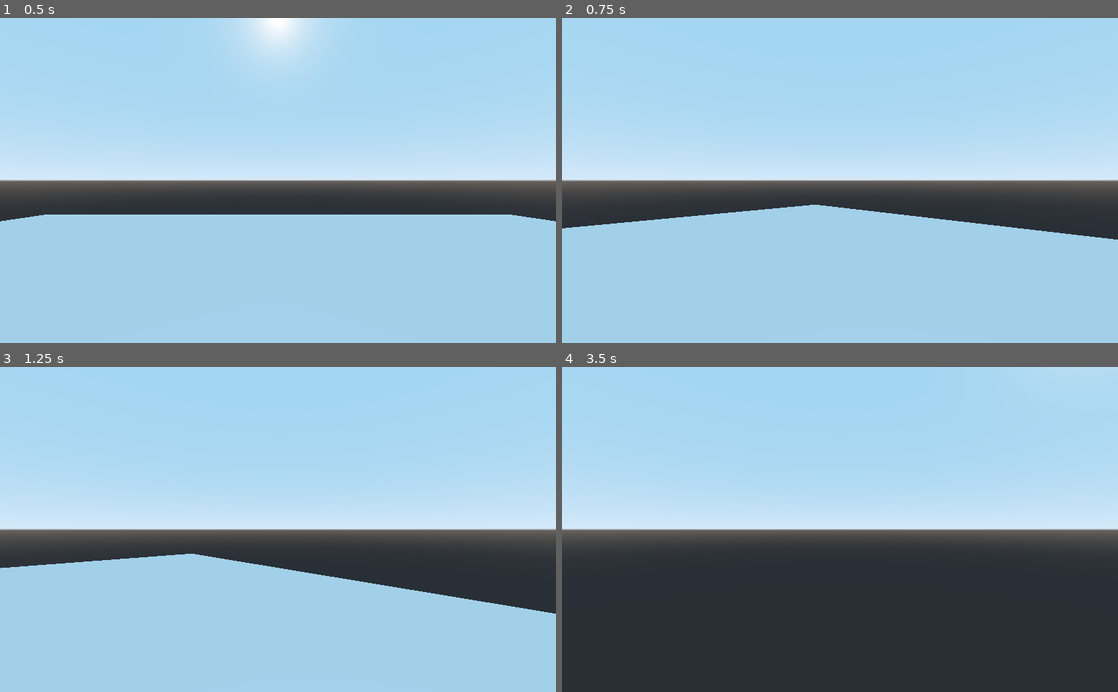
Above: before the commit, frames 1-4 (two rows, left to right).
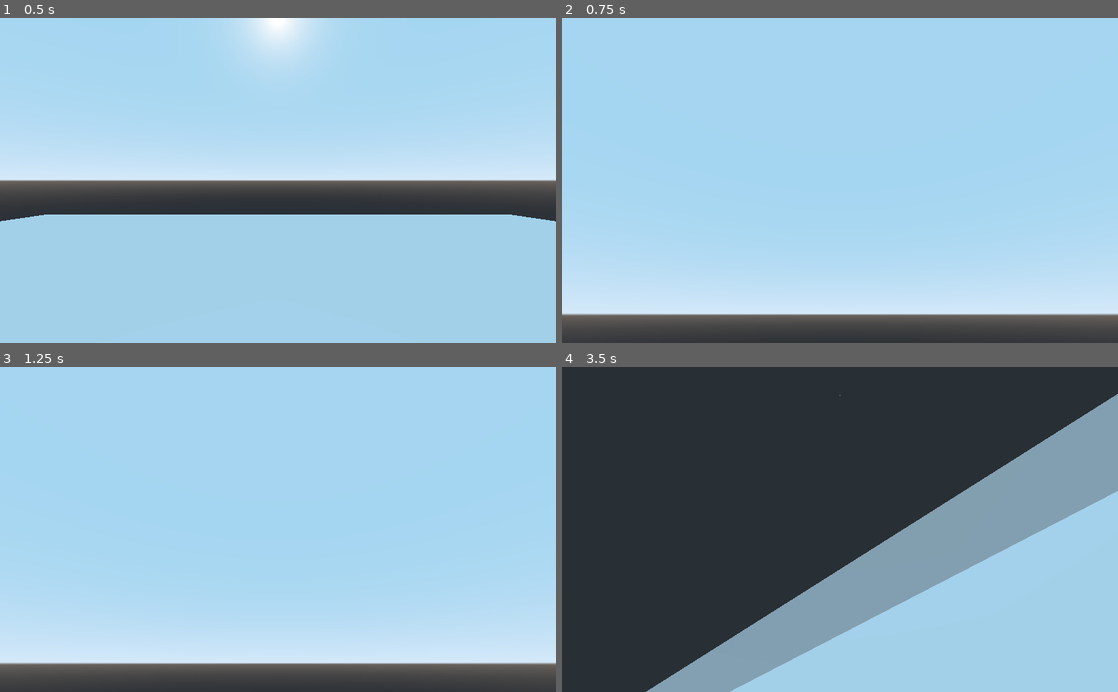
Above: after the commit, the same moments.

Repository: Xwilarg/EscapeTheCrunch
Game: Godot game, scene res://Resources/Scenes/FPSController.tscn
The game is run twice, just before and just after one commit, with the same random seed, the same clock (stepped at 60 frames per second) and the same inputs.
Inputs (mouse positions are in pixels of both pictures, inside the frame that each line leads up to):
- Up to frame 1 (0.5 s): no input
- Up to frame 2 (0.75 s): tap Enter at 0.5 s; move the mouse to (962, 164) at 0.52 s; hold D (move_right) from 0.53 s (still down)
- Up to frame 3 (1.25 s): keep holding D (move_right)
- Up to frame 4 (3.5 s): move the mouse to (728, 545) at 1.27 s; release D (move_right) at 1.28 s; hold S (move_back) 1.28-2.03 s; move the mouse to (895, 458) at 2.02 s; hold D (move_right) 2.03-2.78 s; move the mouse to (812, 594) at 2.77 s; hold W (move_forward) from 2.78 s (still down)

Frame 1 is identical in both runs. In frame 2, 42% of the frame differs, in the area x 0-100%, y 39-100%; in frame 3, 45%; in frame 4, 83%, in the area x 0-100%, y 0-100%.

Commit message:
Add camera Y rotation

Diff:
--- a/Resources/Scenes/PlayerController.gd
+++ b/Resources/Scenes/PlayerController.gd
@@ -9,6 +9,7 @@
 func _input(event):
 	if event is InputEventMouseMotion:
 		rotate_y(deg2rad(event.relative.x * xSens))
+		$Camera.rotate_x(deg2rad(event.relative.y * xSens))
 
 func _physics_process(delta):
 	var x = 0
